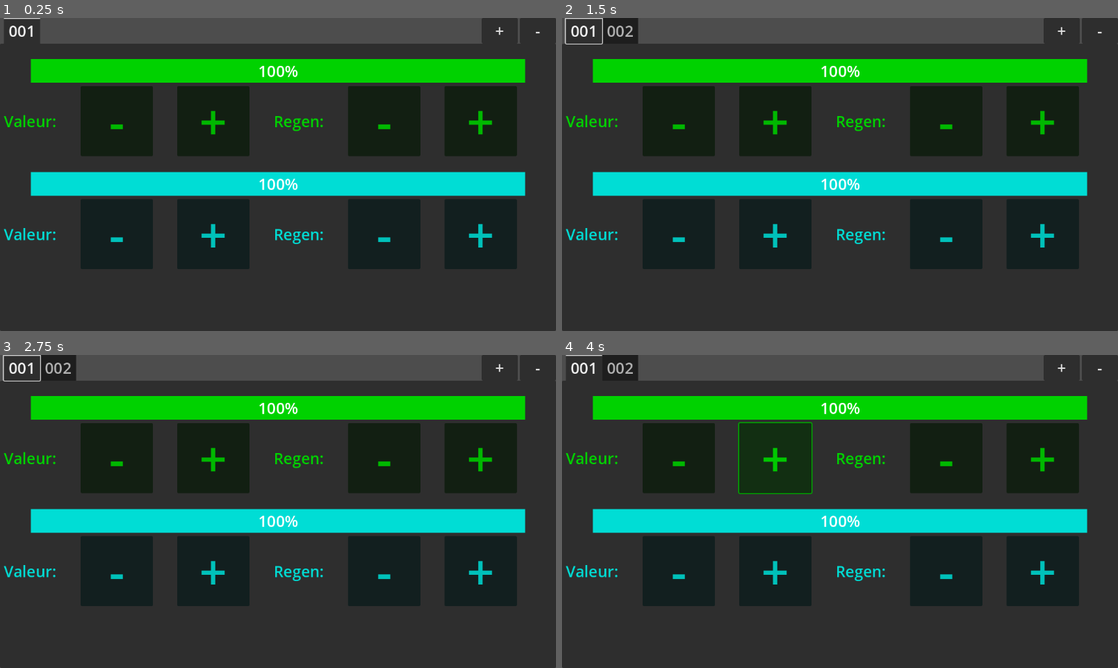
Above: before the commit, frames 1-4 (two rows, left to right).
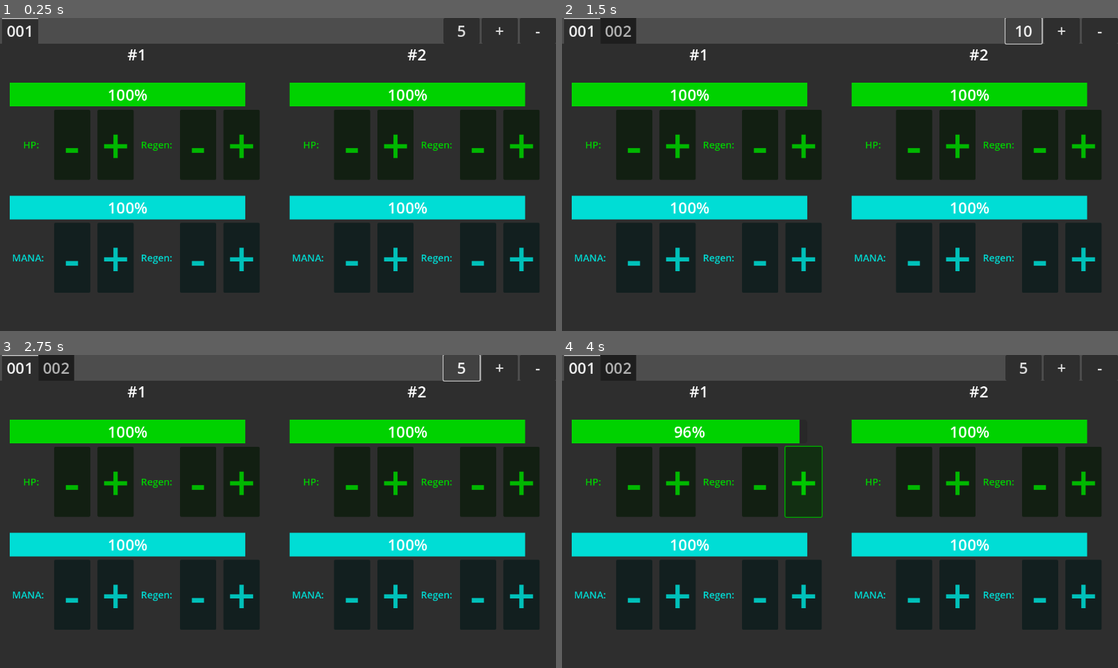
Above: after the commit, the same moments.

Repository: elliott005/ProjectHelpJul
Game: Godot game, scene res://src/main_scene.tscn
Same seed, same stepped clock (60 frames per second), same inputs: the game is played once before the commit and once after it.
Inputs (mouse positions are in pixels of both pictures, inside the frame that each line leads up to):
- Up to frame 1 (0.25 s): no input
- Up to frame 2 (1.5 s): click "+" at 0.5 s; click (1023, 30) at 1.25 s, where only the run after the commit has a clickable "5"
- Up to frame 3 (2.75 s): click (461, 367) at 2 s, where only the run after the commit has a clickable "10"
- Up to frame 4 (4 s): click "-" at 2.75 s; click "+" at 3.5 s

The runs differ from the first frame. In frame 1, 45% of the frame differs, in the area x 0-97%, y 0-88%; in frame 2, 45%; in frame 3, 45%; in frame 4, 45%.

Commit message:
added more bars per screen + delta change button and various changes

Diff:
--- a/src/bar.gd
+++ b/src/bar.gd
@@ -2,15 +2,23 @@
 
 @onready var h_box_container = $HBoxContainer
 @onready var bar = $Bar
+@onready var value_label = $HBoxContainer/ValueLabel
 
+@export var bar_name := "HP"
 @export var color: Color
 @export var refill_rate = 1
-@export var increase_amount = 10
-@export var decrease_amount = 10
+@export var increase_amount = 5
+@export var decrease_amount = 5
 @export var increase_delta_amount = 1
 @export var decrease_delta_amount = 1
 
+var bar_name_size = 5
+
 func _ready():
+	var extra_spaces = ""
+	for i in range(bar_name_size - bar_name.length()):
+		extra_spaces += " "
+	value_label.text = bar_name + ":" + extra_spaces
 	var style_box = StyleBoxFlat.new()
 	style_box.bg_color = color
 	bar.add_theme_stylebox_override("fill", style_box)
--- a/src/bar.tscn
+++ b/src/bar.tscn
@@ -3,61 +3,66 @@
 [ext_resource type="Script" uid="uid://ypfx1kjp6vh3" path="res://src/bar.gd" id="1_4rfy8"]
 
 [node name="Bar" type="ReferenceRect"]
-custom_minimum_size = Vector2(1152, 230)
+custom_minimum_size = Vector2(576, 230)
 anchors_preset = 15
 anchor_right = 1.0
 anchor_bottom = 1.0
+offset_right = -576.0
+offset_bottom = -418.0
 grow_horizontal = 2
 grow_vertical = 2
 mouse_filter = 2
 script = ExtResource("1_4rfy8")
 
 [node name="Bar" type="ProgressBar" parent="."]
-offset_left = 64.0
+layout_mode = 0
+offset_left = 24.0
 offset_top = 32.0
-offset_right = 1088.0
+offset_right = 512.0
 offset_bottom = 81.0
 theme_override_colors/font_color = Color(1, 1, 1, 1)
 theme_override_font_sizes/font_size = 32
 value = 100.0
 
 [node name="HBoxContainer" type="HBoxContainer" parent="."]
+layout_mode = 0
 offset_left = 8.0
 offset_top = 88.0
-offset_right = 1144.0
+offset_right = 542.0
 offset_bottom = 233.0
-theme_override_constants/separation = 50
+theme_override_constants/separation = 15
+alignment = 2
 
-[node name="Label2" type="Label" parent="HBoxContainer"]
+[node name="ValueLabel" type="Label" parent="HBoxContainer"]
 layout_mode = 2
-theme_override_font_sizes/font_size = 32
+theme_override_font_sizes/font_size = 20
 text = "Valeur:"
 
 [node name="ButtonMinus" type="Button" parent="HBoxContainer"]
-custom_minimum_size = Vector2(150, 0)
+custom_minimum_size = Vector2(75, 0)
 layout_mode = 2
 theme_override_font_sizes/font_size = 100
 text = "-"
 
 [node name="ButtonPlus" type="Button" parent="HBoxContainer"]
-custom_minimum_size = Vector2(150, 0)
+custom_minimum_size = Vector2(75, 0)
 layout_mode = 2
 theme_override_font_sizes/font_size = 100
 text = "+"
 
 [node name="Label" type="Label" parent="HBoxContainer"]
 layout_mode = 2
-theme_override_font_sizes/font_size = 32
+theme_override_font_sizes/font_size = 20
 text = "Regen:"
 
 [node name="ButtonMinusDelta" type="Button" parent="HBoxContainer"]
-custom_minimum_size = Vector2(150, 0)
+custom_minimum_size = Vector2(75, 0)
 layout_mode = 2
 theme_override_font_sizes/font_size = 100
 text = "-"
 
 [node name="ButtonPlusDelta" type="Button" parent="HBoxContainer"]
-custom_minimum_size = Vector2(150, 0)
+custom_minimum_size = Vector2(75, 0)
 layout_mode = 2
 theme_override_font_sizes/font_size = 100
 text = "+"
--- a/src/main_scene.gd
+++ b/src/main_scene.gd
@@ -1,9 +1,18 @@
 extends Node2D
 
 @onready var tab_container = $CanvasLayer/TabContainer
+@onready var delta_button = %DeltaButton
 
 var tab_scene = preload("res://src/tab.tscn")
 
+var delta_amounts = [
+	"5",
+	"10"
+]
+var current_delta = 0
+
+func _ready():
+	delta_button.text = delta_amounts[current_delta]
 
 func _on_add_tab_button_pressed():
 	var new_node = tab_scene.instantiate()
@@ -19,7 +28,15 @@
 		i *= 10
 	new_node.name = zeros + str(num + 1)
 	tab_container.add_child(new_node)
+	tab_container.get_child(-1).change_delta(int(delta_amounts[current_delta]))
 
 
 func _on_remove_tab_button_pressed():
 	tab_container.remove_child(tab_container.get_child(tab_container.current_tab))
+
+
+func _on_delta_button_pressed():
+	current_delta = (current_delta + 1) % delta_amounts.size()
+	delta_button.text = delta_amounts[current_delta]
+	for tab in tab_container.get_children():
+		tab.change_delta(int(delta_amounts[current_delta]))
--- a/src/main_scene.tscn
+++ b/src/main_scene.tscn
@@ -19,12 +19,20 @@
 
 [node name="001" parent="CanvasLayer/TabContainer" instance=ExtResource("1_yn12h")]
 layout_mode = 2
+metadata/_tab_index = 0
 
 [node name="HBoxContainer" type="HBoxContainer" parent="CanvasLayer"]
 anchors_preset = 1
 anchor_left = 1.0
 anchor_right = 1.0
 grow_horizontal = 0
+
+[node name="DeltaButton" type="Button" parent="CanvasLayer/HBoxContainer"]
+unique_name_in_owner = true
+custom_minimum_size = Vector2(75, 0)
+layout_mode = 2
+theme_override_font_sizes/font_size = 32
+text = "5"
 
 [node name="AddTabButton" type="Button" parent="CanvasLayer/HBoxContainer"]
 custom_minimum_size = Vector2(75, 0)
@@ -38,5 +46,6 @@
 theme_override_font_sizes/font_size = 32
 text = "-"
 
+[connection signal="pressed" from="CanvasLayer/HBoxContainer/DeltaButton" to="." method="_on_delta_button_pressed"]
 [connection signal="pressed" from="CanvasLayer/HBoxContainer/AddTabButton" to="." method="_on_add_tab_button_pressed"]
 [connection signal="pressed" from="CanvasLayer/HBoxContainer/RemoveTabButton" to="." method="_on_remove_tab_button_pressed"]
--- /dev/null
+++ b/src/tab.gd
@@ -0,0 +1,15 @@
+extends HBoxContainer
+
+@onready var bars = [
+	%"Bar1-1",
+	%"Bar1-2",
+	%"Bar2-1",
+	%"Bar2-2"
+]
+
+@export var delta = 5
+
+func change_delta(to: int):
+	for bar in bars:
+		bar.increase_amount = to
+		bar.decrease_amount = to
--- a/src/tab.tscn
+++ b/src/tab.tscn
@@ -1,14 +1,54 @@
-[gd_scene load_steps=2 format=3 uid="uid://wlvrgje4tt1v"]
+[gd_scene load_steps=3 format=3 uid="uid://wlvrgje4tt1v"]
 
 [ext_resource type="PackedScene" uid="uid://b2uc6457iul7a" path="res://src/bar.tscn" id="1_cp0uw"]
+[ext_resource type="Script" uid="uid://b4wlyd23y586n" path="res://src/tab.gd" id="1_e0f4i"]
 
-[node name="VBoxContainer" type="VBoxContainer"]
+[node name="HBoxContainer" type="HBoxContainer"]
+offset_right = 1156.0
+offset_bottom = 464.0
+script = ExtResource("1_e0f4i")
+
+[node name="VBoxContainer" type="VBoxContainer" parent="."]
+layout_mode = 2
 metadata/_tab_index = 0
 
-[node name="Bar" parent="." instance=ExtResource("1_cp0uw")]
+[node name="Label" type="Label" parent="VBoxContainer"]
+layout_mode = 2
+theme_override_font_sizes/font_size = 32
+text = "#1"
+horizontal_alignment = 1
+
+[node name="Bar1-1" parent="VBoxContainer" instance=ExtResource("1_cp0uw")]
+unique_name_in_owner = true
 layout_mode = 2
 color = Color(0, 0.823529, 0, 1)
 
-[node name="Bar2" parent="." instance=ExtResource("1_cp0uw")]
+[node name="Bar1-2" parent="VBoxContainer" instance=ExtResource("1_cp0uw")]
+unique_name_in_owner = true
 layout_mode = 2
+bar_name = "MANA"
 color = Color(0, 0.866667, 0.835294, 1)
+
+[node name="VBoxContainer2" type="VBoxContainer" parent="."]
+layout_mode = 2
+metadata/_tab_index = 0
+
+[node name="Label" type="Label" parent="VBoxContainer2"]
+layout_mode = 2
+theme_override_font_sizes/font_size = 32
+text = "#2"
+horizontal_alignment = 1
+
+[node name="Bar2-1" parent="VBoxContainer2" instance=ExtResource("1_cp0uw")]
+unique_name_in_owner = true
+layout_mode = 2
+color = Color(0, 0.823529, 0, 1)
+
+[node name="Bar2-2" parent="VBoxContainer2" instance=ExtResource("1_cp0uw")]
+unique_name_in_owner = true
+layout_mode = 2
+bar_name = "MANA"
+color = Color(0, 0.866667, 0.835294, 1)
+
+[node name="VBoxContainer3" type="VBoxContainer" parent="."]
+layout_mode = 2
Not shown, added: src/tab.gd.uid
